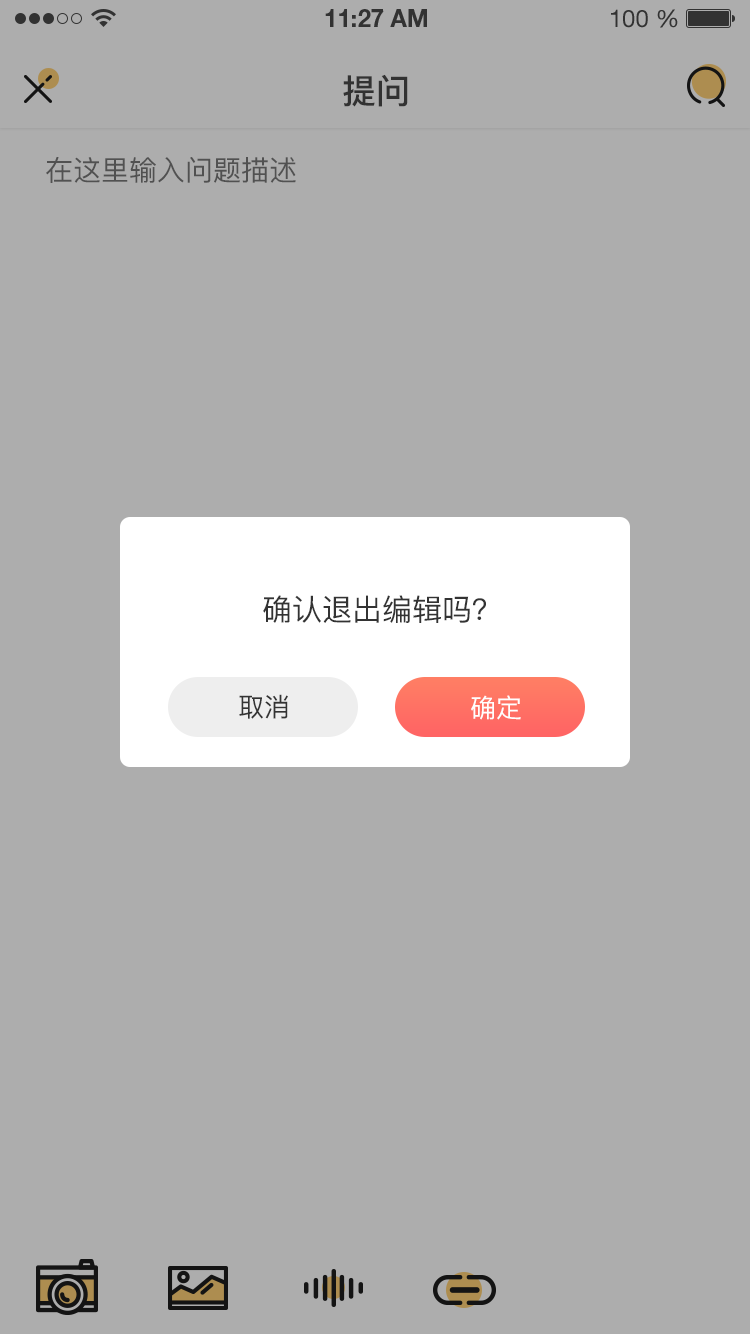
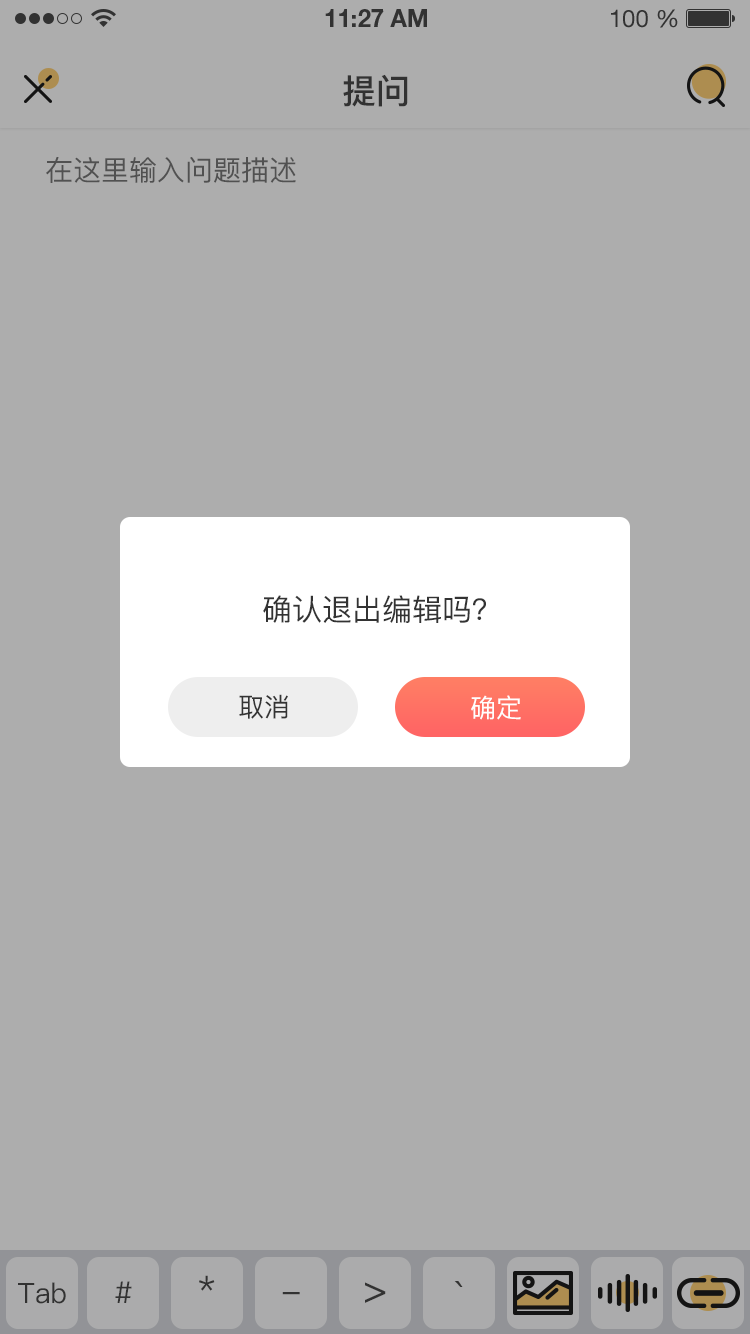
Layered file, before and after one edit (750×1334). Changes by layer:
added group "target_black" with 10 layers above "status bar" over [0, 1250, 750, 1334]
moved "矩形 2" into group "target_black" over [0, 1250, 750, 1334]
added group "按钮" (1st of 2, in "body") with 31 layers in group "body" over [0, 1250, 750, 1334]
added group "icon" (1st of 2, in "body" › "按钮") with 7 layers in group "按钮" over [513, 1271, 740, 1315]
added layer "photo" (1st of 2, in "body" › "按钮" › "icon") in group "icon" over [513, 1271, 573, 1315]
added group "link" (1st of 4, in "body" › "按钮" › "icon") with 2 layers in group "icon" over [677, 1275, 740, 1311]
added group "按钮" (2nd of 2, in "body" › "按钮") with 22 layers in group "按钮" over [0, 1250, 750, 1334]
added layer "矩形 1 拷贝 7" in group "按钮" over [672, 1257, 744, 1329]
added layer "矩形 1 拷贝 9" in group "按钮" over [591, 1257, 663, 1329]
added layer "矩形 1 拷贝 8" in group "按钮" over [507, 1257, 579, 1329]
added group "顿号" with 2 layers in group "按钮" over [423, 1257, 495, 1329]
added layer "矩形 1 拷贝 6" in group "顿号" over [423, 1257, 495, 1329]
added group "大于" with 2 layers in group "按钮" over [339, 1257, 411, 1329]
added layer "矩形 1 拷贝 5" in group "大于" over [339, 1257, 411, 1329]
added group "横线" with 2 layers in group "按钮" over [255, 1257, 327, 1329]
added layer "矩形 1 拷贝 4" in group "横线" over [255, 1257, 327, 1329]
added group "星号" with 2 layers in group "按钮" over [171, 1257, 243, 1329]
added layer "矩形 1 拷贝 3" in group "星号" over [171, 1257, 243, 1329]
added group "井号" with 2 layers in group "按钮" over [87, 1257, 159, 1329]
added layer "矩形 1 拷贝 2" in group "井号" over [87, 1257, 159, 1329]
added group "tab键" with 2 layers in group "按钮" over [6, 1257, 78, 1329]
added layer "矩形 1 拷贝" in group "tab键" over [6, 1257, 78, 1329]
added layer "矩形 6" in group "按钮" over [0, 1250, 750, 1334]
hid group "icon" (2nd of 2, in "body") (9 layers) over [0, 1259, 750, 1334]
…and 11 more changes (11 added)
